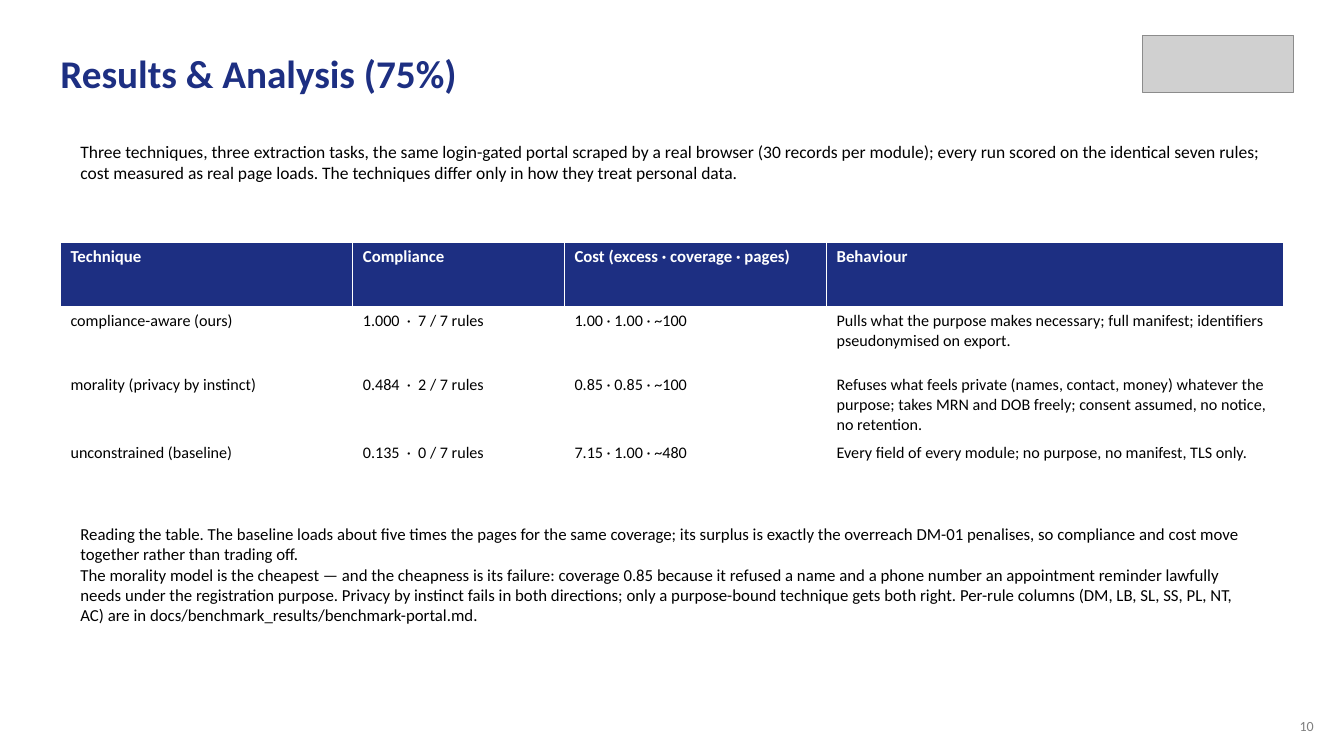
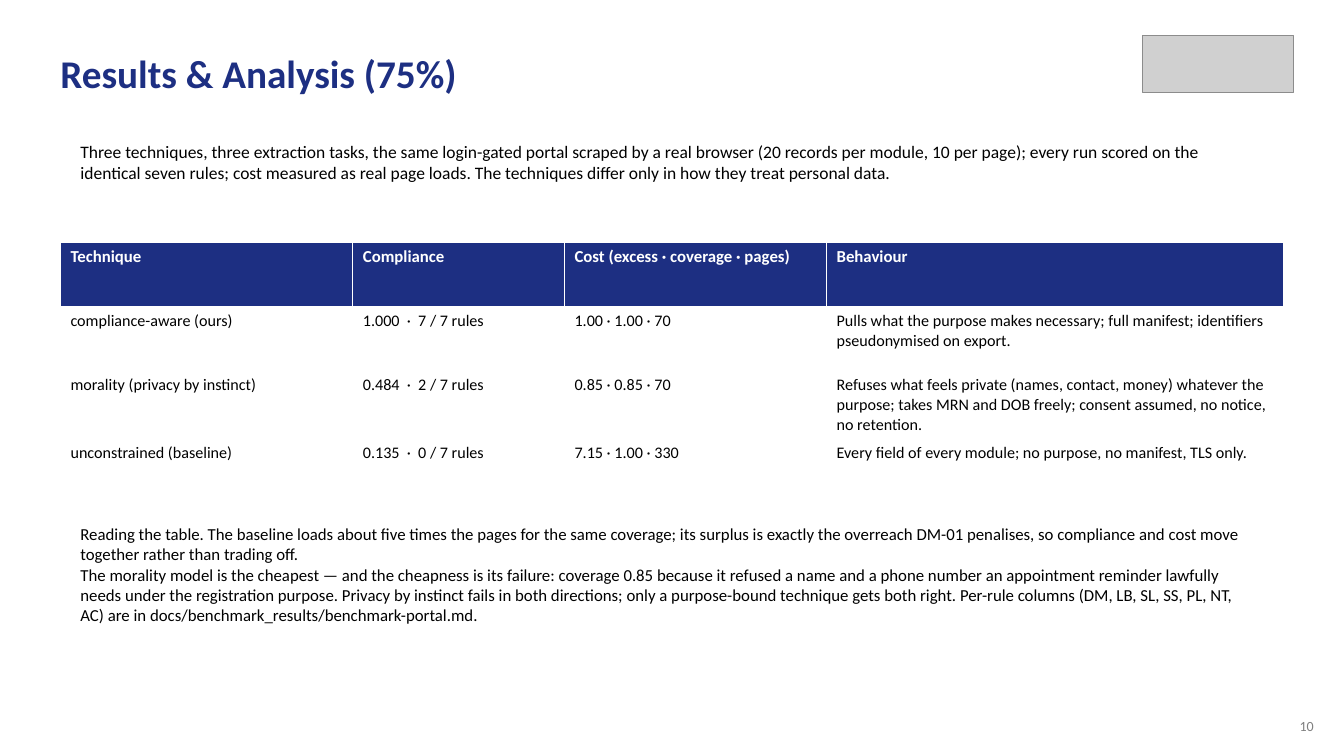
Before and after one commit to aysk1209/his-scraping-dpdp-project, a slide deck: slide 10 of Review-II.pptx. Drawn at 1344x756 pixels with LibreOffice and Linux fonts; fonts in the diff are those of the drawing; grey boxes stand for pictures. Boxes give left, top, right and bottom in pixels: in the first picture for what was removed or moved away, otherwise in the second. Text is boxed around its words. In the diff, an @@ line names an element or a change of style, - is before the commit and + after.

```diff
--- a/Review-II.pptx
+++ b/Review-II.pptx
@@ text at (x1=80, y1=145, x2=1199, y2=182): text changed @@
-Three techniques, three extraction tasks, the same login-gated portal scraped by a real browser (30 records per module); every run scored on the identical seven rules; cost measured as real page loads. The techniques differ only in how they treat personal data.
+Three techniques, three extraction tasks, the same login-gated portal scraped by a real browser (20 records per module, 10 per page); every run scored on the identical seven rules; cost measured as real page loads. The techniques differ only in how they treat personal data.
@@ table at (x1=60, y1=242, x2=1284, y2=499) @@
-row 2, column 3: 1.00 · 1.00 · ~100
+row 2, column 3: 1.00 · 1.00 · 70
-row 3, column 3: 0.85 · 0.85 · ~100
+row 3, column 3: 0.85 · 0.85 · 70
-row 4, column 3: 7.15 · 1.00 · ~480
+row 4, column 3: 7.15 · 1.00 · 330
```
Also in this commit, not shown: 1 other file.
